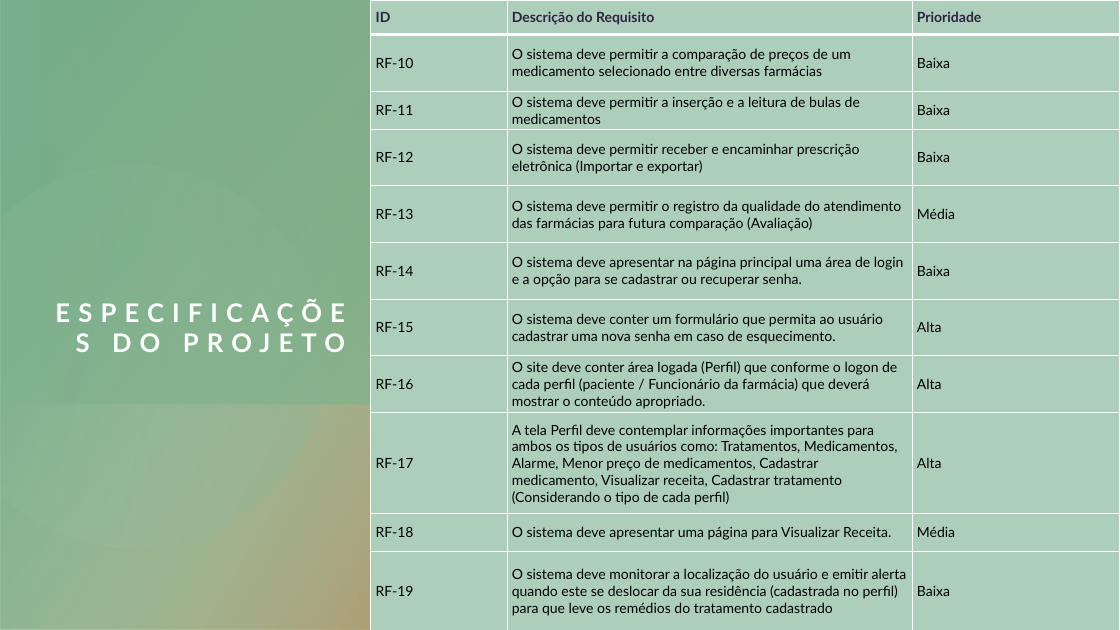
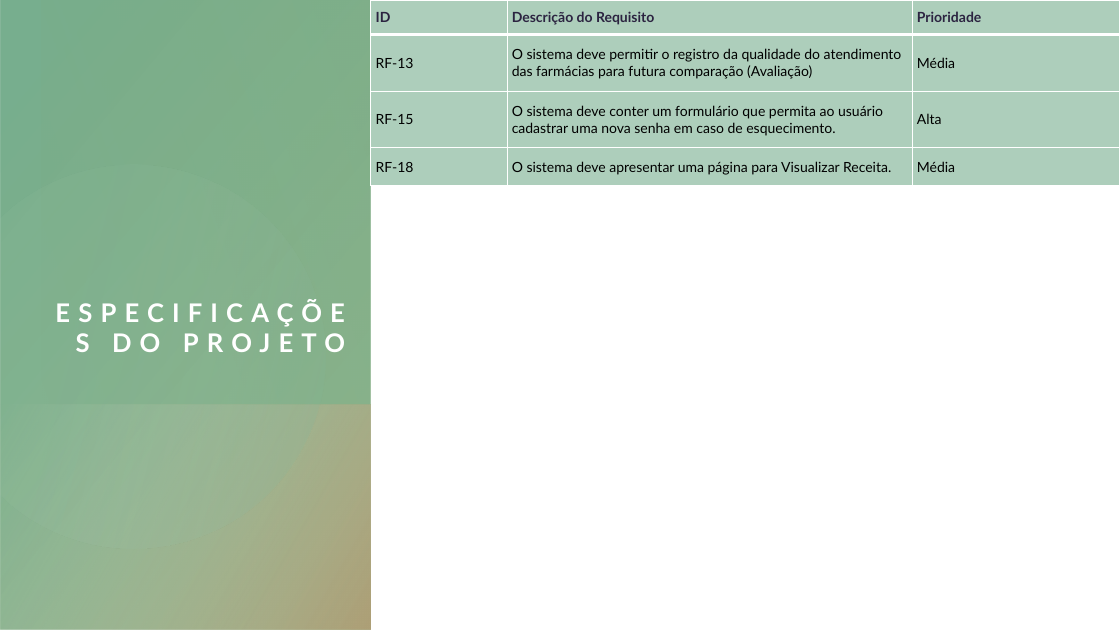
Before and after one commit to ICEI-PUC-Minas-PMV-ADS/pmv-ads-2021-2-e2-proj-int-t1-t1-grupo-1, a slide deck: slide 8 of presentation/Minha Saúde.pptx. Drawn at 1120x630 pixels with LibreOffice and Linux fonts; fonts in the diff are those of the drawing. Boxes give left, top, right and bottom in pixels: in the first picture for what was removed or moved away, otherwise in the second. Text is boxed around its words. In the diff, an @@ line names an element or a change of style, - is before the commit and + after.

Commit message:
Apresentação final

```diff
--- a/presentation/Minha Saúde.pptx
+++ b/presentation/Minha Saúde.pptx
@@ table at [371, 0, 1120, 186] @@
-row 2: RF-10 | O sistema deve permitir a comparação de preços de um medicamento selecionado entre diversas farmácias | Baixa
-row 3: RF-11 | O sistema deve permitir a inserção e a leitura de bulas de medicamentos | Baixa
-row 4: RF-12 | O sistema deve permitir receber e encaminhar prescrição eletrônica (Importar e exportar) | Baixa
-row 6: RF-14 | O sistema deve apresentar na página principal uma área de login e a opção para se cadastrar ou recuperar senha. | Baixa
-row 8: RF-16 | O site deve conter área logada (Perfil) que conforme o logon de cada perfil (paciente / Funcionário da farmácia) que deverá mostrar o conteúdo apropriado. | Alta
-row 9: RF-17 | A tela Perfil deve contemplar informações importantes para ambos os tipos de usuários como: Tratamentos, Medicamentos, Alarme, Menor preço de medicamentos, Cadastrar medicamento, Visualizar receita, Cadastrar tratamento (Considerando o tipo de cada perfil) | Alta
-row 11: RF-19 | O sistema deve monitorar a localização do usuário e emitir alerta quando este se deslocar da sua residência (cadastrada no perfil) para que leve os remédios do tratamento cadastrado | Baixa
```
Also in this commit, not shown: 1 other slide changed.
